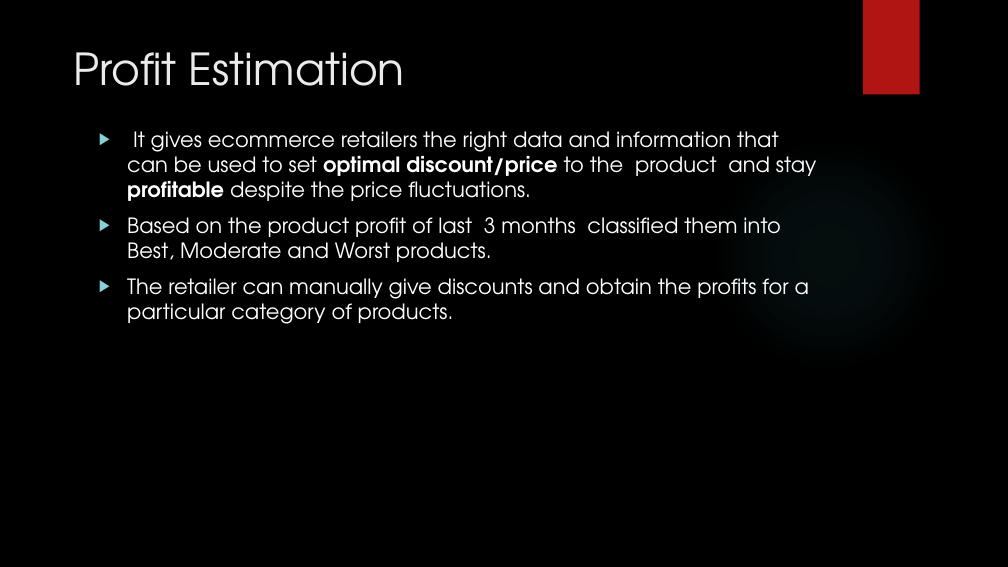
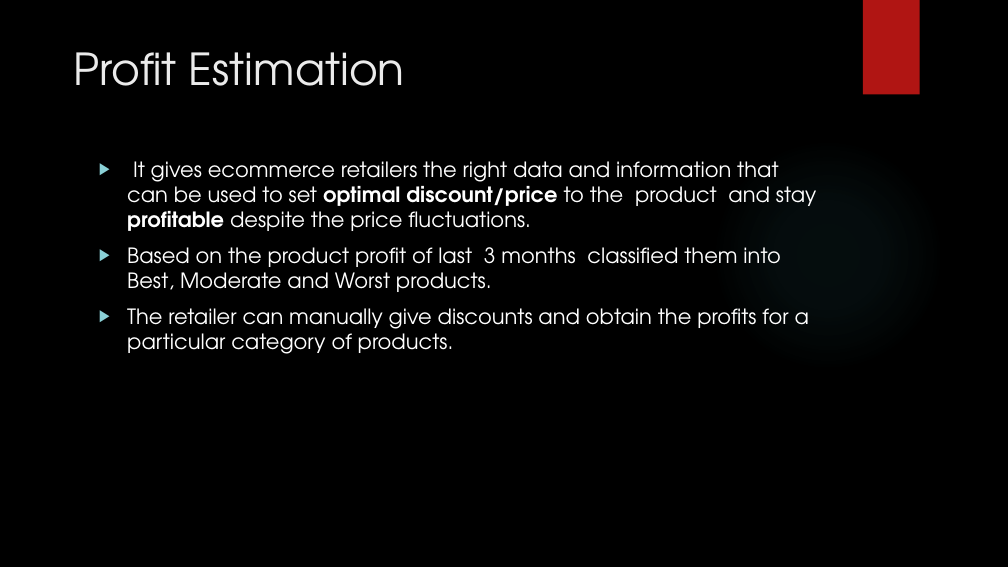
Before and after one commit to madhuhasa/digital-alpha, a slide deck: slide 19 of project/DIGITAL MARKETING.pptx. Drawn at 1008x567 pixels with LibreOffice and Linux fonts; fonts in the diff are those of the drawing; background and template pictures are left out. Boxes give left, top, right and bottom in pixels: in the first picture for what was removed or moved away, otherwise in the second. Text is boxed around its words. In the diff, an @@ line names an element or a change of style, - is before the commit and + after.

```diff
--- a/project/DIGITAL MARKETING.pptx
+++ b/project/DIGITAL MARKETING.pptx
@@ text "It gives ecommerce retailers the ..." moved from (x1=127, y1=131, x2=817, y2=324) to (x1=127, y1=161, x2=817, y2=354) @@
```
Also in this commit, not shown: 6 other slides changed, 1 slide added, 1 slide removed.
